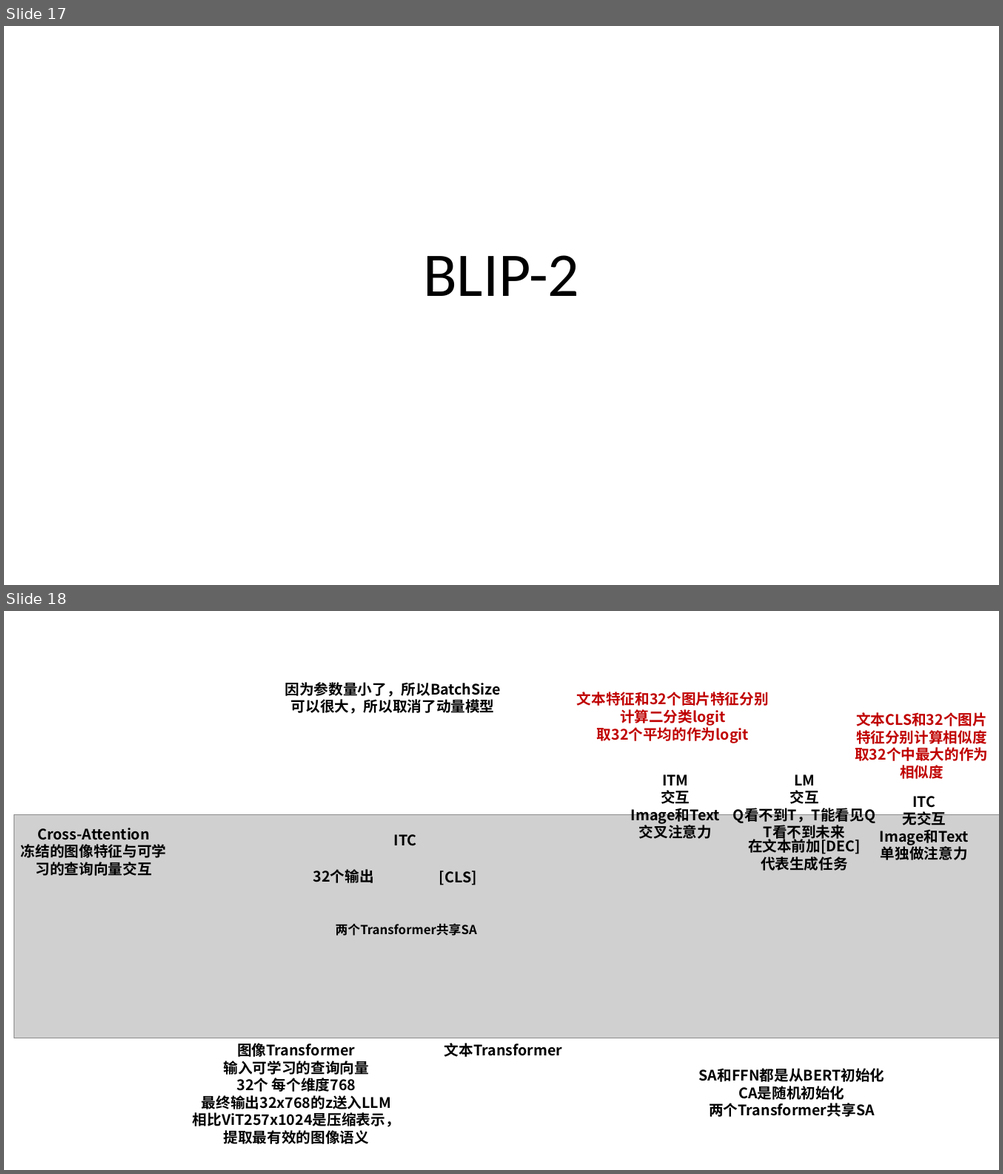
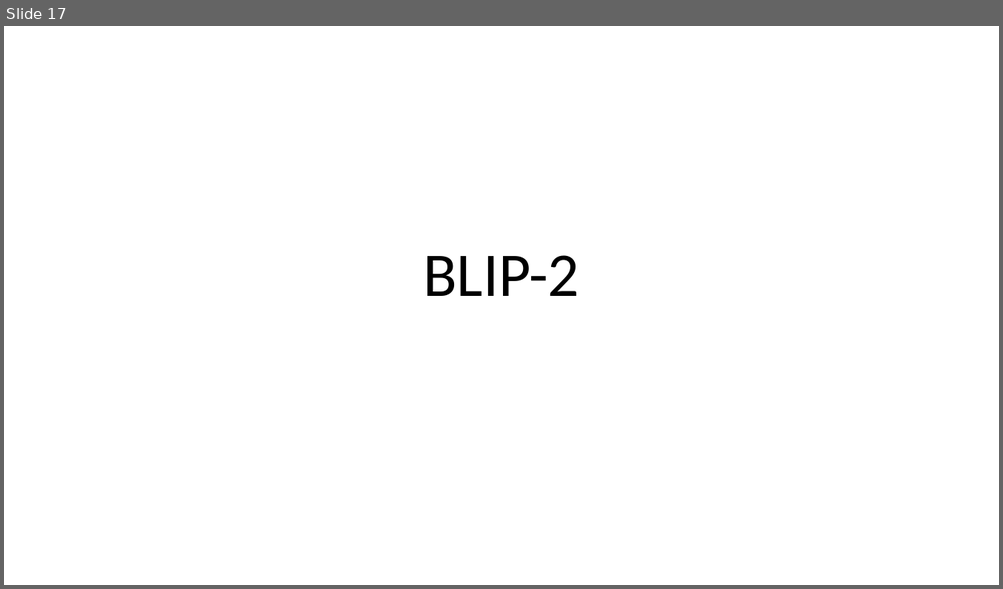
Before and after one commit to Elephant-King9/Paper, a slide deck: Base_Model/VLM+VLLM/论文插图.pptx. Shown one above the other, each under a label of ours: slides 17 and 18 before the commit, slide 17 after it. The pictures are 1003x1174 and 1003x589 pixels, drawn with LibreOffice and Linux fonts; fonts in the diff are those of the drawing; grey boxes stand for pictures. Boxes give left, top, right and bottom in pixels: in the first picture for what was removed or moved away, otherwise in the second. Text is boxed around its words. In the diff, an @@ line names an element or a change of style, - is before the commit and + after.

```diff
--- a/Base_Model/VLM+VLLM/论文插图.pptx
+++ b/Base_Model/VLM+VLLM/论文插图.pptx
@@ slide 18 removed at [4, 611, 999, 1170], background #FFFFFF @@
@@ text removed at [285, 682, 501, 714] @@
-因为参数量小了，所以BatchSize可以很大，所以取消了动量模型
@@ text removed at [577, 692, 768, 743] @@
-文本特征和32个图片特征分别计算二分类logit
-取32个平均的作为logit
@@ text removed at [854, 712, 987, 761] @@
-文本CLS和32个图片特征分别计算相似度
-取32个中最大的作为相似度
@@ text removed at [631, 775, 720, 839] @@
-ITM
-交互
-Image和Text
-交叉注意力
@@ text removed at [733, 775, 875, 842] @@
-LM
-交互
-Q看不到T，T能看见Q
-T看不到未来
@@ text removed at [879, 796, 968, 860] @@
-ITC
-无交互
-Image和Text
-单独做注意力
@@ picture removed at [14, 815, 999, 1039] @@
@@ text removed at [21, 828, 166, 876] @@
-Cross-Attention
-冻结的图像特征与可学习的查询向量交互
@@ text removed at [394, 834, 417, 846] @@
-ITC
@@ text removed at [748, 837, 860, 871] @@
-在文本前加[DEC]
-代表生成任务
@@ text removed at [313, 869, 374, 883] @@
-32个输出
@@ text removed at [439, 871, 477, 886] @@
-[CLS]
@@ text removed at [336, 923, 477, 936] @@
-两个Transformer共享SA
@@ text removed at [193, 1043, 400, 1145] @@
-图像Transformer
-输入可学习的查询向量
-32个 每个维度768
-最终输出32x768的z送入LLM
-相比ViT257x1024是压缩表示，提取最有效的图像语义
@@ text removed at [444, 1043, 562, 1057] @@
-文本Transformer
@@ text removed at [699, 1068, 885, 1117] @@
-SA和FFN都是从BERT初始化
-CA是随机初始化
-两个Transformer共享SA
```
Also in this commit, not shown: 1 slide changed, 4 slides added, 7 other files.
